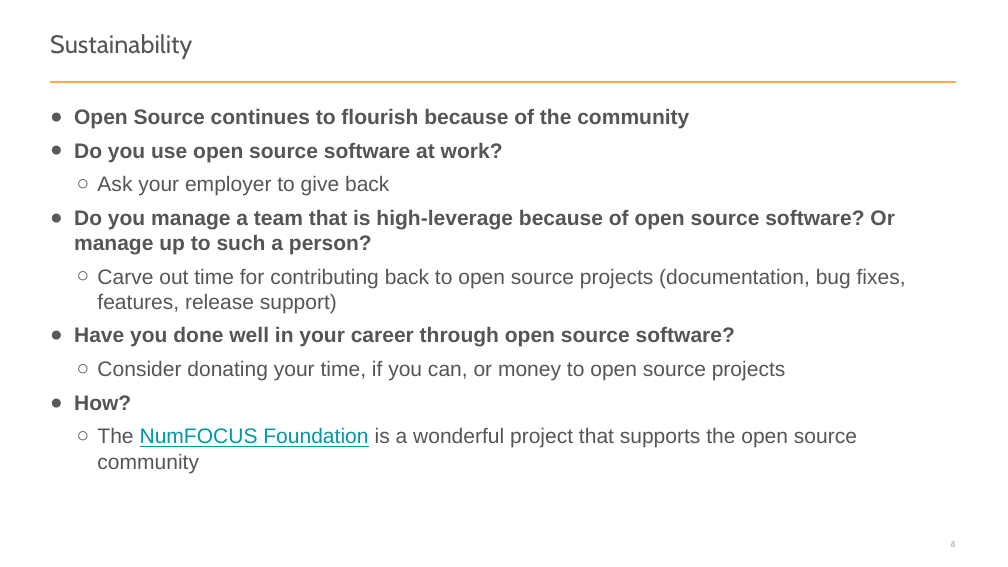
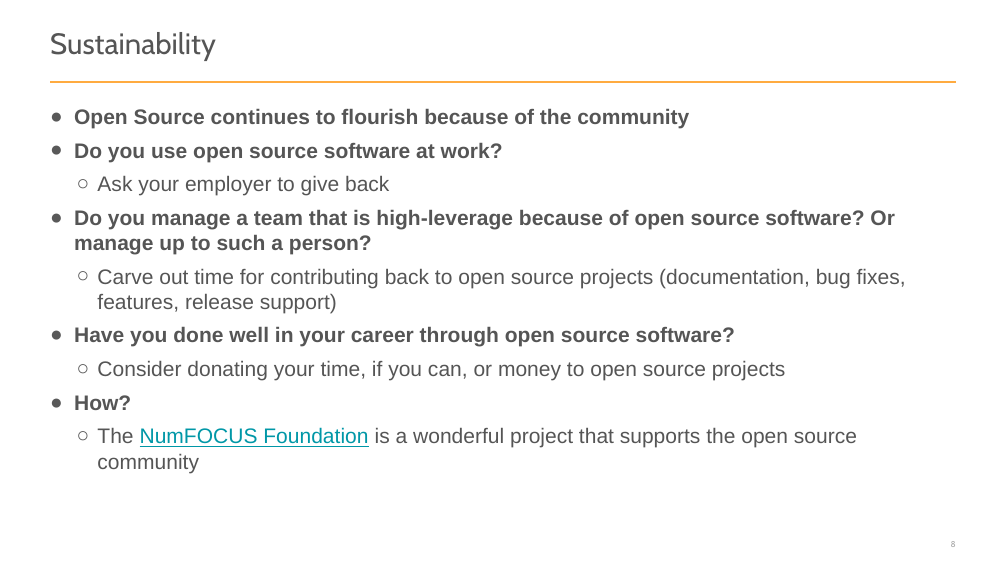
Before and after one commit to jseabold/pycon-ds-2018, a slide deck: slide 8 of intro-to-python.pptx. Drawn at 1008x567 pixels with LibreOffice and Linux fonts; fonts in the diff are those of the drawing. Boxes give left, top, right and bottom in pixels: in the first picture for what was removed or moved away, otherwise in the second. Text is boxed around its words. In the diff, an @@ line names an element or a change of style, - is before the commit and + after.

```diff
--- a/intro-to-python.pptx
+++ b/intro-to-python.pptx
@@ title "Sustainability" at box(50, 32, 216, 61): size 24 to 28 pt @@
```
Also in this commit, not shown: 1 other slide changed.
